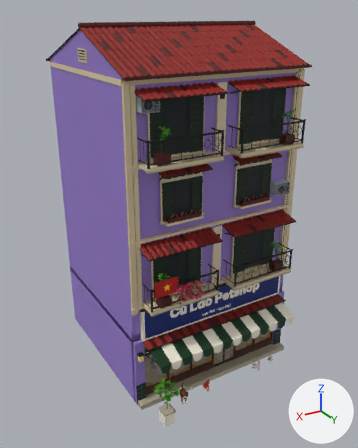
Before and after pictures for a commit that changed the FBX model Assets/PhoViet/Art/Streets/PV_StreetShop06_Petshop.fbx.
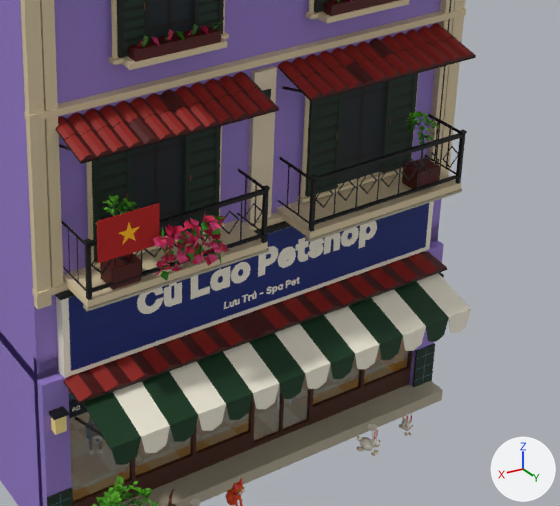
There are two pictures of each version: one whole from a 50 mm camera at (11.48, 19.88, 16.26) aimed at (0.32, 1.28, 6.96), one close up on the part from 33% to 92% of the width and 45% to 87% of the height. The axes (+X, +Y, +Z) are drawn at lower right. The lights are the same throughout. The older version's two pictures come first. Objects named as collision shapes, trigger or cutter boxes, shadow casters or lower levels of detail are left out. Where no turn or scale is listed for an object, it has been applied to the vertices. Vertices at exactly the same position are counted once.

The first close-up shows 'PV_StreetShop06_Petshop_LOD0'.
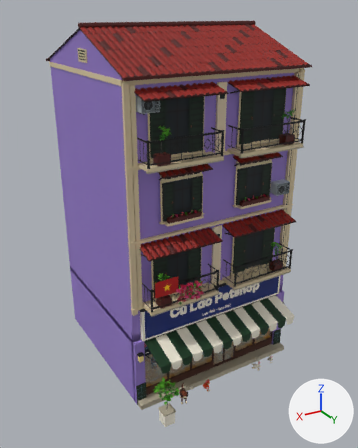
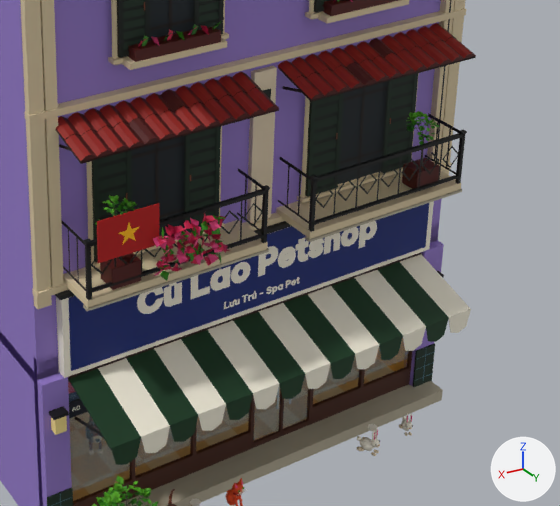
Edits to the bpy script that builds the scene:
```text
Change me_pv_streetshop06_petshop_lod0:
    used by ob_pv_streetshop06_petshop_lod0; location = (0.0, 0.0, 0.0)
    remove me_pv_streetshop06_petshop_lod0.from_pydata(...)  # 20204 vertices, 15848 faces; spans x -4.3..4.3, y -4.2..6.2, z 0.0..15.8
    add me_pv_streetshop06_petshop_lod0.from_pydata(...)  # 20114 vertices, 15794 faces; spans x -4.3..4.3, y -4.2..6.2, z 0.0..15.8
    me_pv_streetshop06_petshop_lod0 part 1: the loose piece of 90 vertices spanning x -3.8..3.8, y 3.9..4.6, z 3.1..3.3 is deleted
```

Location of each change, [x1, y1, x2, y2] in pixels of the close-ups (560 x 506 px):
part 1 of me_pv_streetshop06_petshop_lod0, deleted: before [64, 251, 447, 404]
